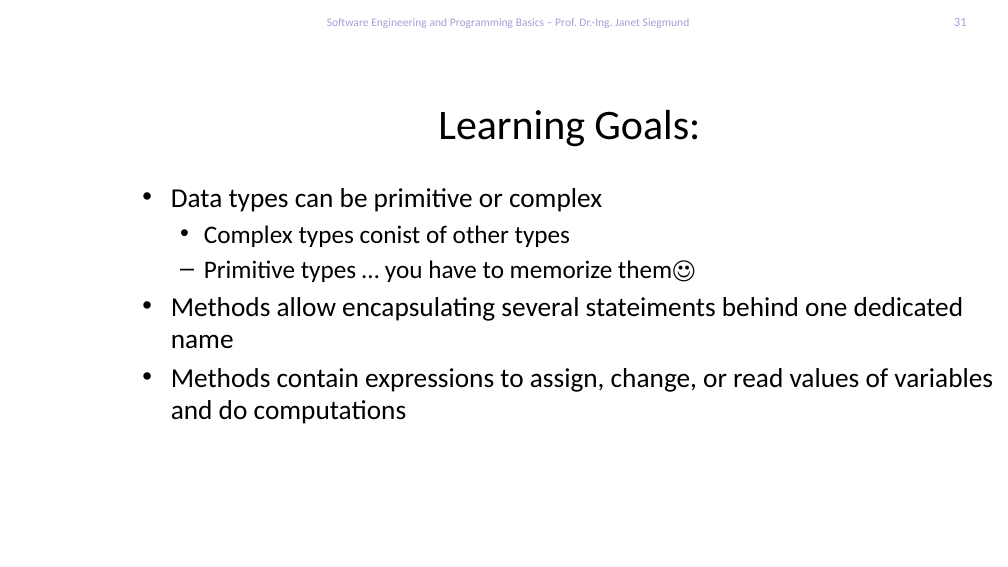
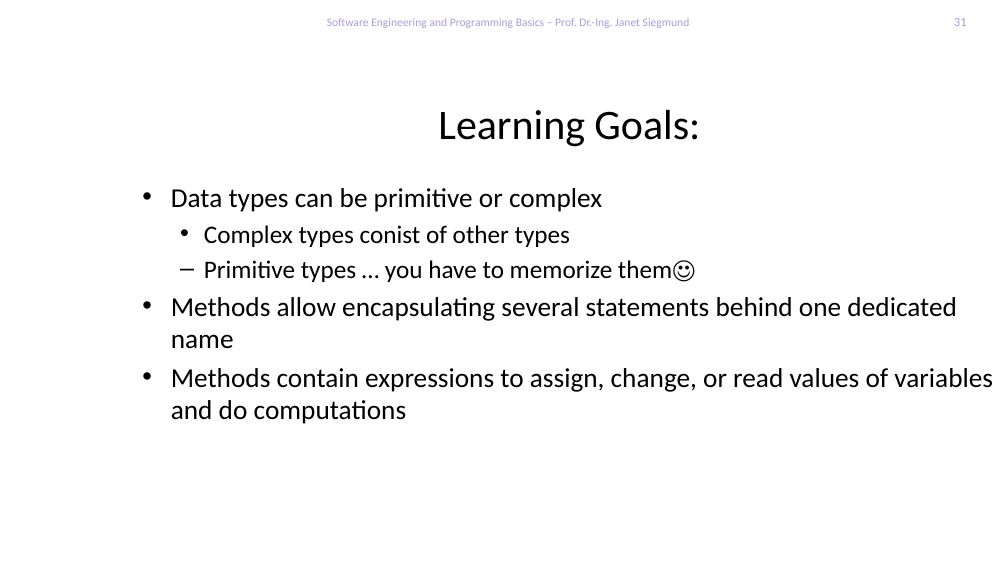
Before and after one commit to feigensp/lehre, a slide deck: slide 31 of se_prog/slides/02_DatatypesExpressionsMethods.pptx. Drawn at 1008x567 pixels with LibreOffice and Linux fonts; fonts in the diff are those of the drawing; background and template pictures are left out. Boxes give left, top, right and bottom in pixels: in the first picture for what was removed or moved away, otherwise in the second. Text is boxed around its words. In the diff, an @@ line names an element or a change of style, - is before the commit and + after.

```diff
--- a/se_prog/slides/02_DatatypesExpressionsMethods.pptx
+++ b/se_prog/slides/02_DatatypesExpressionsMethods.pptx
@@ text at [171,297,956,349]: text changed @@
-• Methods allow encapsulating several stateiments behind one dedicated name
+• Methods allow encapsulating several statements behind one dedicated name
```
Also in this commit, not shown: 6 other slides changed, 1 slide added, 1 slide removed.
